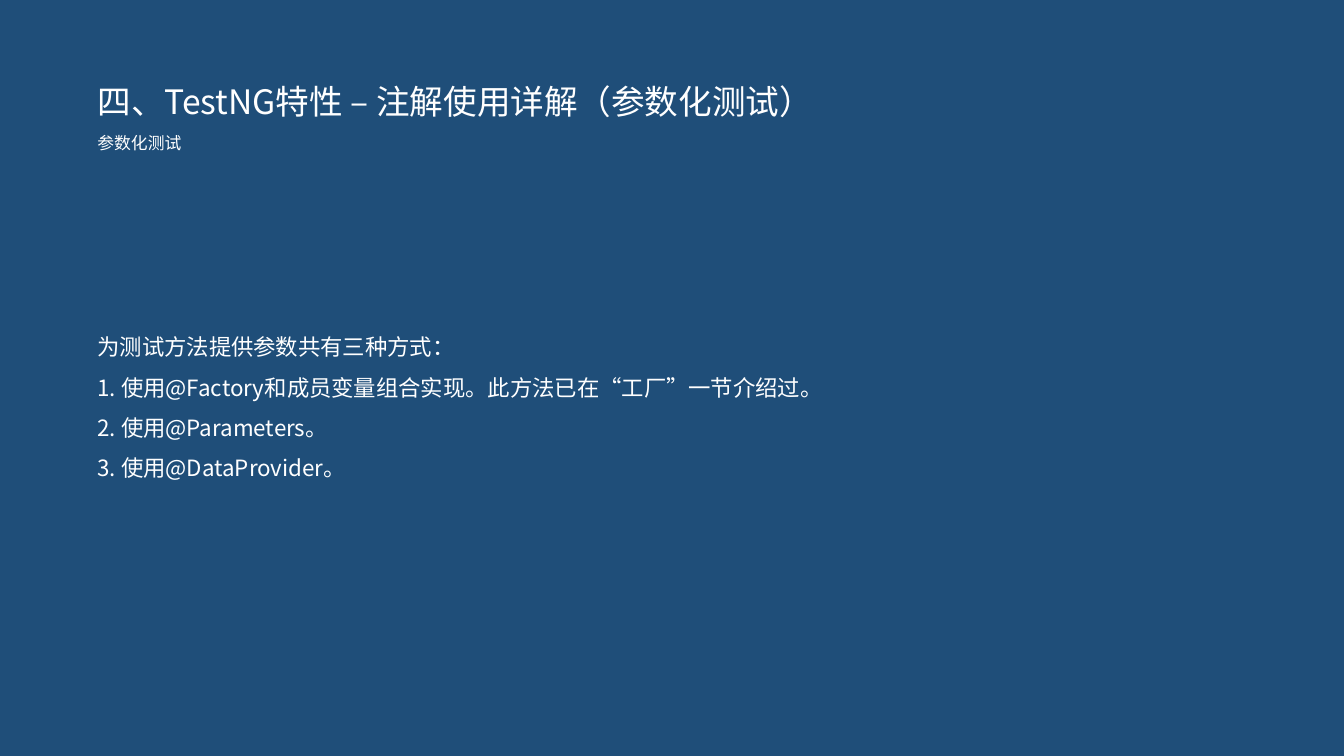
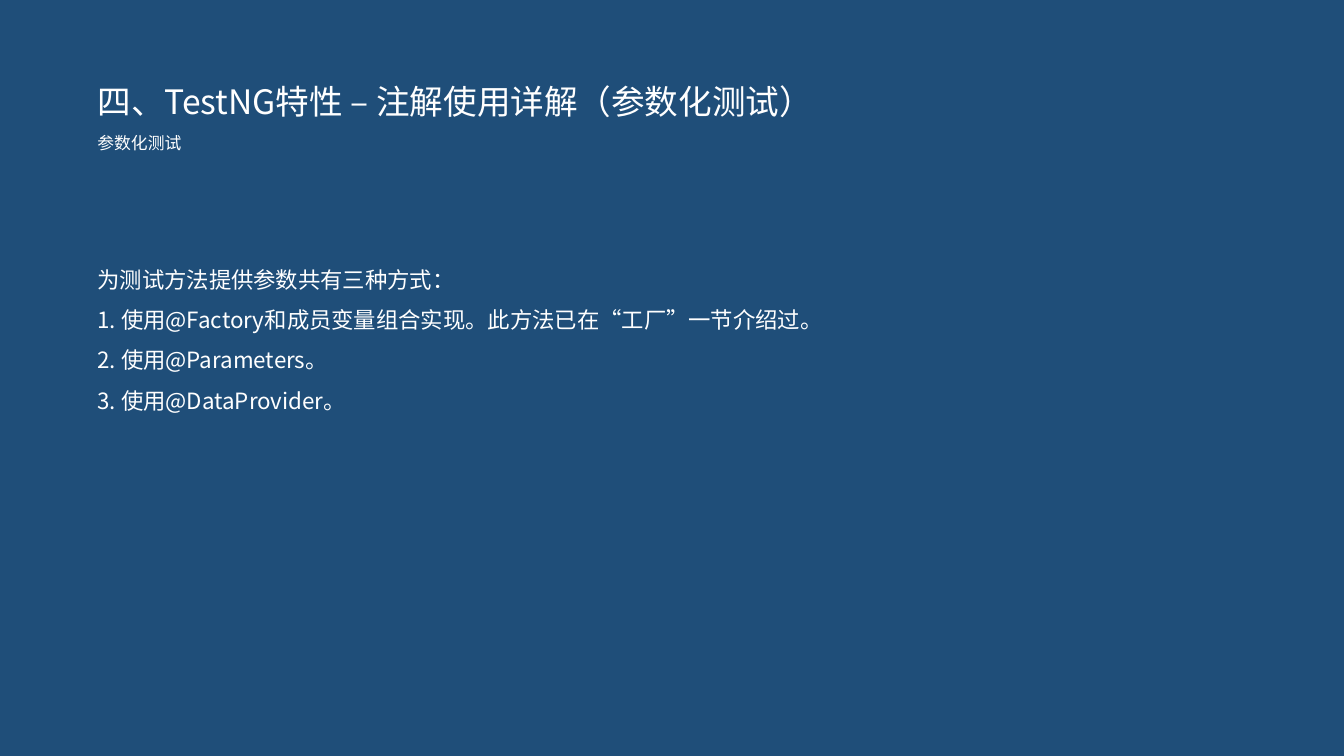
Before and after one commit to pertrichor/hello-testng, a slide deck: slide 54 of demo-server/doc/testNG介绍.pptx. Drawn at 1344x756 pixels with LibreOffice and Linux fonts; fonts in the diff are those of the drawing. Boxes give left, top, right and bottom in pixels: in the first picture for what was removed or moved away, otherwise in the second. Text is boxed around its words. In the diff, an @@ line names an element or a change of style, - is before the commit and + after.

```diff
--- a/demo-server/doc/testNG介绍.pptx
+++ b/demo-server/doc/testNG介绍.pptx
@@ text "为测试方法提供参数共有三种方式：" moved from (x1=97, y1=336, x2=823, y2=480) to (x1=97, y1=269, x2=823, y2=413) @@
```
Also in this commit, not shown: 1 other slide changed, 7 slides added, 2 other files.
